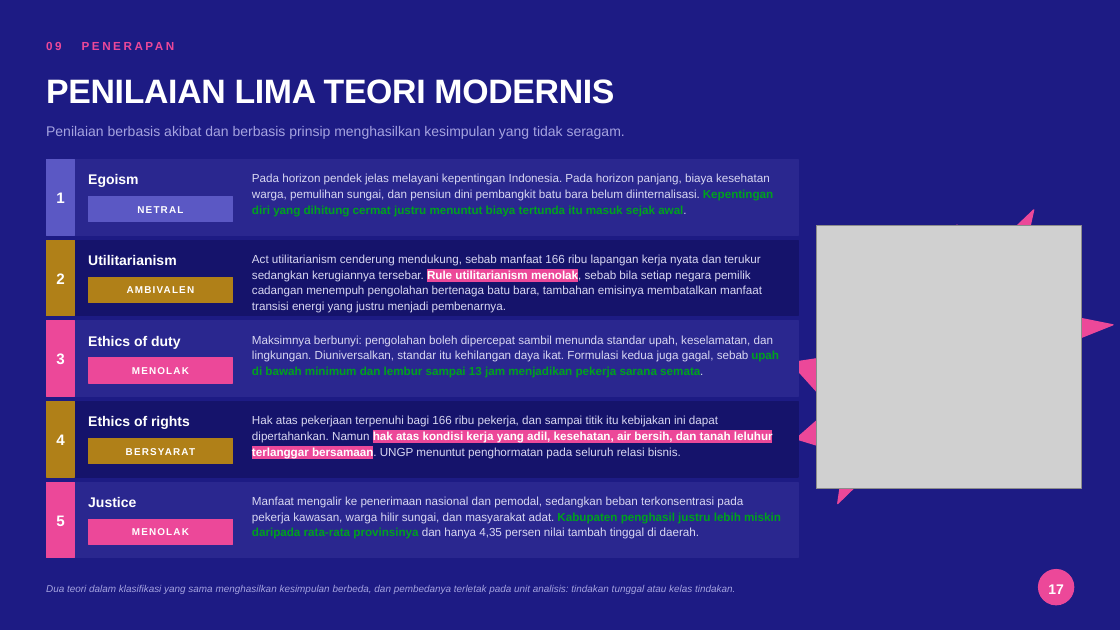
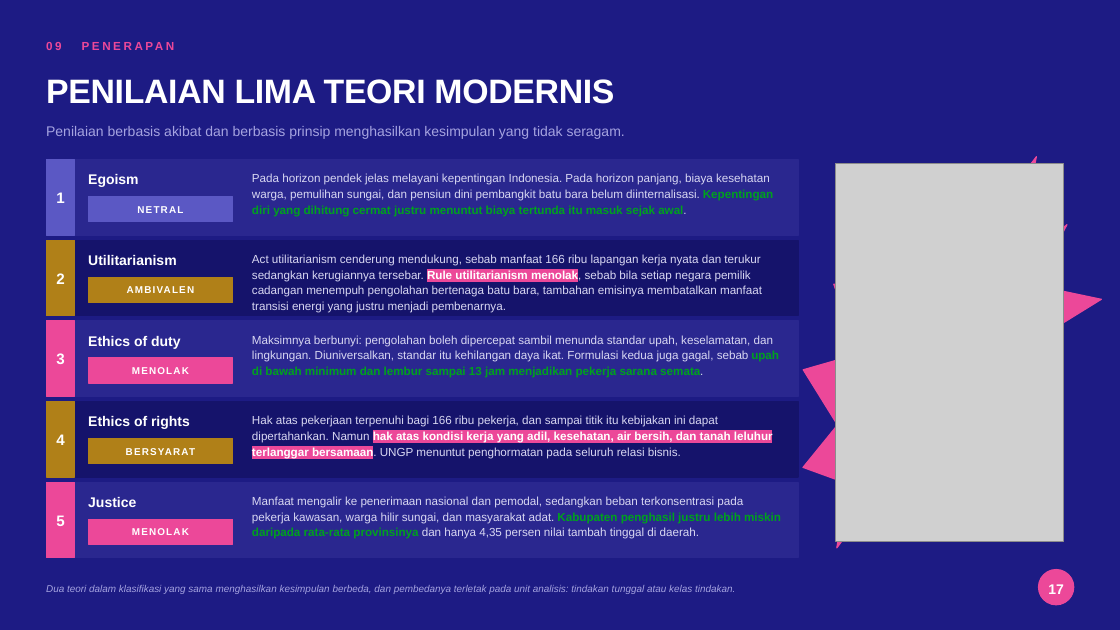
Before and after one commit to aslihabnuri/Dom-Manipulation, a slide deck: slide 17 of business-ethics/WOW-Business-Ethics-Hilirisasi-Nikel.pptx. Drawn at 1120x630 pixels with LibreOffice and Linux fonts; fonts in the diff are those of the drawing; grey boxes stand for pictures; background and template pictures are left out. Boxes give left, top, right and bottom in pixels: in the first picture for what was removed or moved away, otherwise in the second. Text is boxed around its words. In the diff, an @@ line names an element or a change of style, - is before the commit and + after.

```diff
--- a/business-ethics/WOW-Business-Ethics-Hilirisasi-Nikel.pptx
+++ b/business-ethics/WOW-Business-Ethics-Hilirisasi-Nikel.pptx
@@ irregular seal resized from (x1=768, y1=173, x2=1120, y2=545) to (x1=774, y1=123, x2=1120, y2=586) @@
@@ picture resized from (x1=817, y1=225, x2=1081, y2=489) to (x1=836, y1=164, x2=1064, y2=542) @@
```
Also in this commit, not shown: 4 other slides changed, 9 other files.
